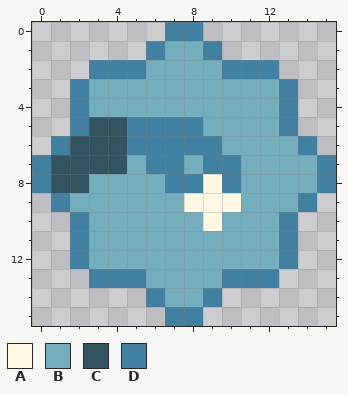
Pixel-art file, stored at docs/img/magic_dorobo.ase. Above is the file before it was changed.
16x16 pixels, 1 frame.
Palette (. is transparent): A #fff9e4  B #74adbb  C #32535f  D #4180a0
After:
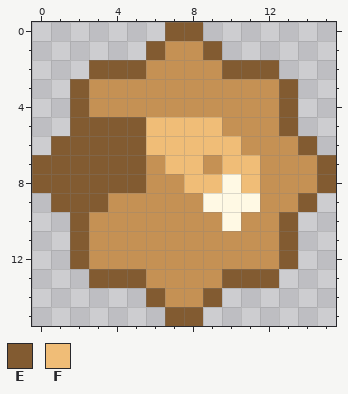
Colours new in this view: E #825b31  F #f0bd77
The edit:
@@ palette @@
-B #74adbb
+B #c59154
@@ x 0..15 @@
- 0 .......DD.......
- 1 ......DBBD......
- 2 ...DDDBBBBDDD...
- 3 ..DBBBBBBBBBBD..
- 4 ..DBBBBBBBBBBD..
- 5 ..DCCDDDDBBBBD..
- 6 .DCCCDDDDDBBBBD.
- 7 DCCCCBDDBDDBBBBD
- 8 DCCBBBBDDADBBBBD
- 9 .DBBBBBBAAABBBD.
-10 ..DBBBBBBABBBD..
-11 ..DBBBBBBBBBBD..
-12 ..DBBBBBBBBBBD..
-13 ...DDDBBBBDDD...
-14 ......DBBD......
-15 .......DD.......
+ 0 .......EE.......
+ 1 ......EBBE......
+ 2 ...EEEBBBBEEE...
+ 3 ..EBBBBBBBBBBE..
+ 4 ..EBBBBBBBBBBE..
+ 5 ..EEEEFFFFBBBE..
+ 6 .EEEEEFFFFFBBBE.
+ 7 EEEEEEBFFBFFBBBE
+ 8 EEEEEEBBFFAFBBBE
+ 9 .EEEBBBBBAAABBE.
+10 ..EBBBBBBBABBE..
+11 ..EBBBBBBBBBBE..
+12 ..EBBBBBBBBBBE..
+13 ...EEEBBBBEEE...
+14 ......EBBE......
+15 .......EE.......
Changed places in both pictures, as pixel boxes (x1, y1, x2, y2):
changed: (32, 22, 336, 326)
